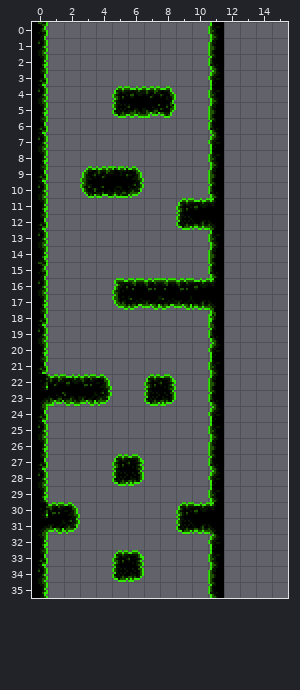
Level history. Tiled map: tiled/tmx/green/green_easy_2.tmx. The picture above was drawn from the file before the commit.
Cells are 8x8 px. Shown: x 0..15, y 0..35. The old version is drawn lined up with the new one.
And afterwards:
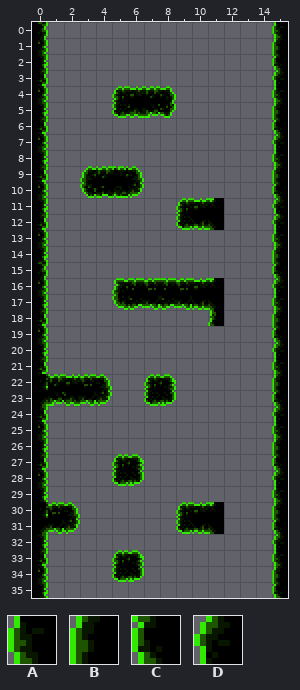
Key: from "tiles_green": A 18, B 36, C 54, D 72.
_ is an empty cell.
Edits made:
map size 12x36 -> 16x36 cells
Layer "border":
y 0: x 11 A -> _; x 15 _ -> A
y 1: x 11 B -> _; x 15 _ -> B
y 2: x 11 C -> _; x 15 _ -> C
y 3: x 11 D -> _; x 15 _ -> D
y 4: x 11 A -> _; x 15 _ -> A
y 5: x 11 B -> _; x 15 _ -> B
y 6: x 11 C -> _; x 15 _ -> C
y 7: x 11 D -> _; x 15 _ -> D
y 8: x 11 A -> _; x 15 _ -> A
y 9: x 11 B -> _; x 15 _ -> B
y 10: x 11 C -> _; x 15 _ -> C
y 11..12: x 15 _ -> D
y 13: x 11 A -> _; x 15 _ -> A
y 14: x 11 B -> _; x 15 _ -> B
y 15: x 11 C -> _; x 15 _ -> C
y 16: x 15 _ -> D
y 17: x 15 _ -> A
y 18: x 11 B -> _; x 15 _ -> B
y 19: x 11 C -> _; x 15 _ -> C
y 20: x 11 D -> _; x 15 _ -> D
y 21: x 11 A -> _; x 15 _ -> A
y 22: x 11 B -> _; x 15 _ -> B
y 23: x 11 C -> _; x 15 _ -> C
y 24: x 11 D -> _; x 15 _ -> D
y 25: x 11 A -> _; x 15 _ -> A
y 26: x 11 B -> _; x 15 _ -> B
y 27: x 11 C -> _; x 15 _ -> C
y 28: x 11 D -> _; x 15 _ -> D
y 29: x 11 A -> _; x 15 _ -> A
y 30: x 15 _ -> B
y 31: x 15 _ -> C
y 32: x 11 D -> _; x 15 _ -> D
y 33: x 11 A -> _; x 15 _ -> A
y 34: x 11 B -> _; x 15 _ -> B
y 35: x 11 C -> _; x 15 _ -> C
Pixel boxes of the changes (left, top, right, bottom) in both pictures:
removed: (208, 22, 224, 198)
added: (272, 22, 288, 598)
removed: (208, 230, 224, 278)
removed: (208, 314, 224, 502)
removed: (208, 534, 224, 598)
